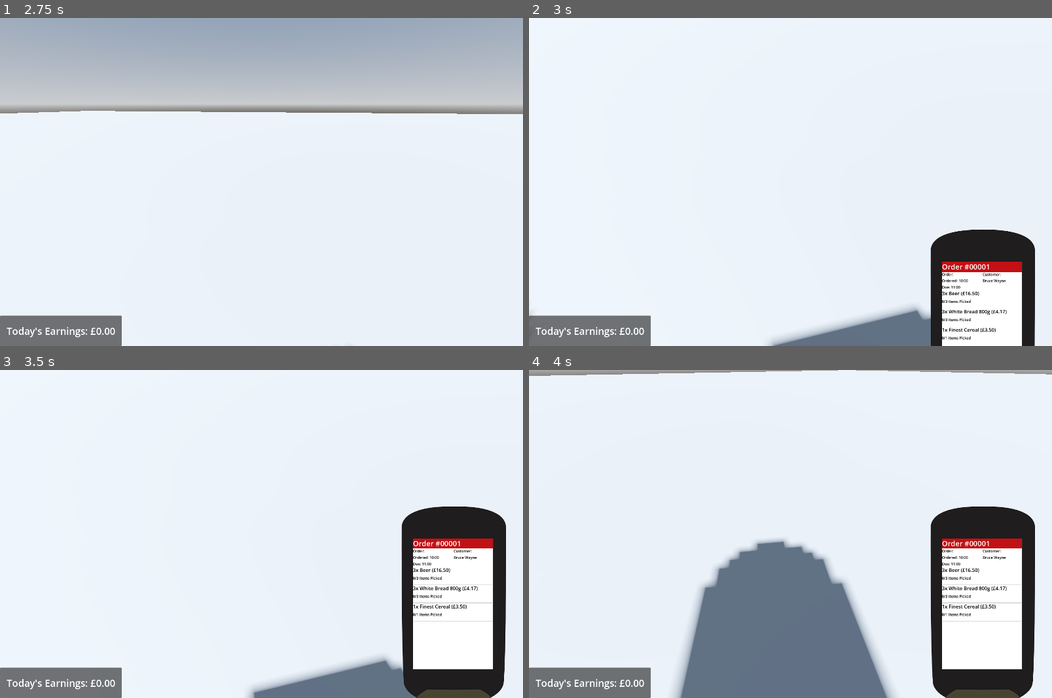
Above: before the commit, frames 1-4 (two rows, left to right).
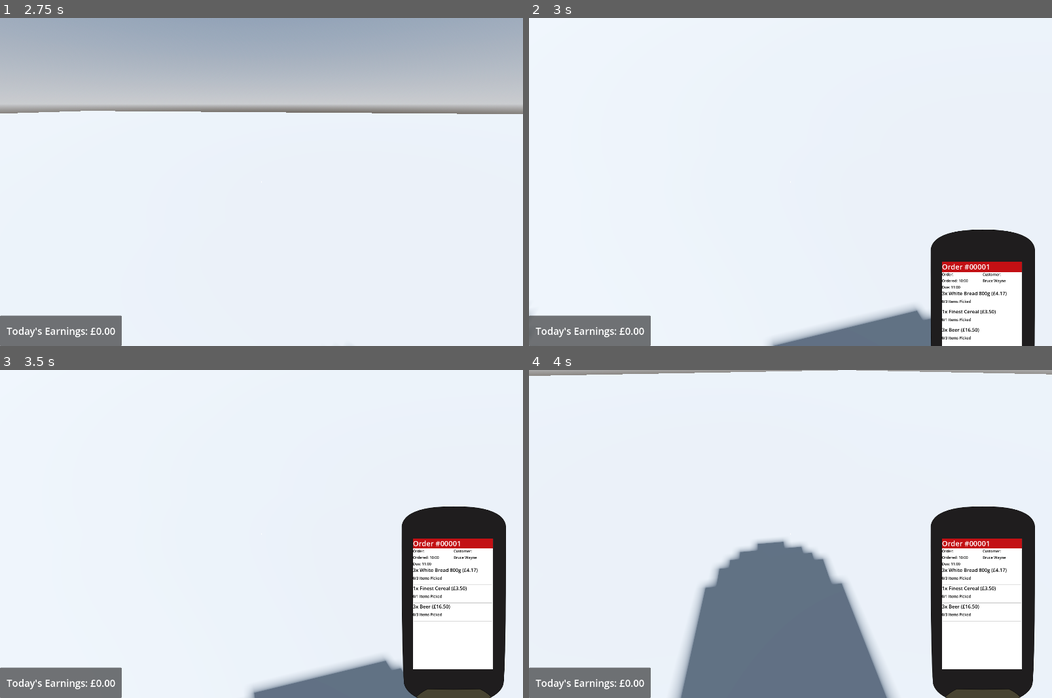
Above: after the commit, the same moments.

Repository: Allus-Interactive/speedy-shopper
Game: Godot game, scene res://game/world/shop/shop.tscn
The game is run twice, just before and just after one commit, with the same random seed, the same clock (stepped at 60 frames per second) and the same inputs.
Inputs (mouse positions are in pixels of both pictures, inside the frame that each line leads up to):
- Up to frame 1 (2.75 s): tap Enter at 0.5 s; move the mouse to (376, 165) at 0.52 s; hold D (product_rotate_right) 0.53-1.28 s; hold C (crouch) 0.53-1.28 s; click (376, 165) at 0.67 s; move the mouse to (235, 182) at 1.27 s; hold W (forwards) from 1.28 s (still down); tap E (interact) at 1.35 s; move the mouse to (271, 175) at 2.02 s; hold R (replace) from 2.03 s (still down)
- Up to frame 2 (3 s): keep holding W (forwards); move the mouse to (785, 188) at 2.77 s; release R (replace) at 2.78 s; tap T (toggle_scanner) at 2.85 s; click (785, 188) at 2.92 s
- Up to frame 3 (3.5 s): keep holding W (forwards)
- Up to frame 4 (4 s): keep holding W (forwards); move the mouse to (827, 537) at 3.52 s; hold C (crouch) from 3.53 s (still down)

Frame 1 is identical in both runs. In frame 2, 0.2% of the frame differs, in the area x 78-92%, y 83-99%; in frame 3, 0.3%, in the area x 78-92%, y 60-76%; in frame 4, 0.3%.

Commit message:
randomize product order

Diff:
--- a/godot-project/game/global/job_manager.gd
+++ b/godot-project/game/global/job_manager.gd
@@ -28,7 +28,9 @@
 		var new_product := OrderItemData.new()
 		new_product.product_info = product[randi_range(0, product.size() - 1)]
 		new_product.required_quantity = randi_range(1, 3)
-		products_in_order.append(new_product)
+		var max_range = products_in_order.size() if products_in_order.size() == 0 else products_in_order.size() - 1
+		var index = randi_range(0, max_range)
+		products_in_order.insert(index, new_product)
 
 	var order := OrderData.new()
 	# irrelevant data, remove?
